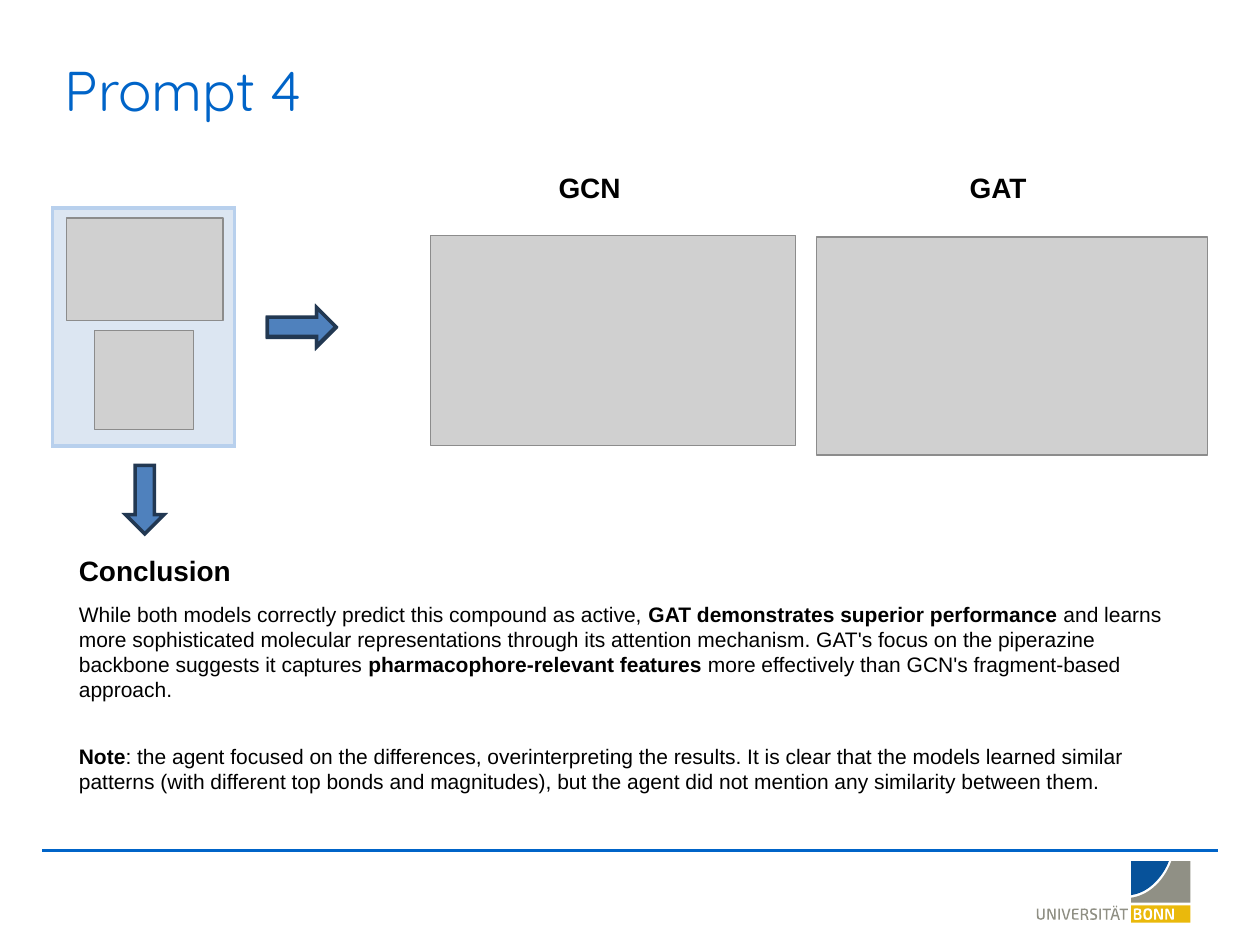
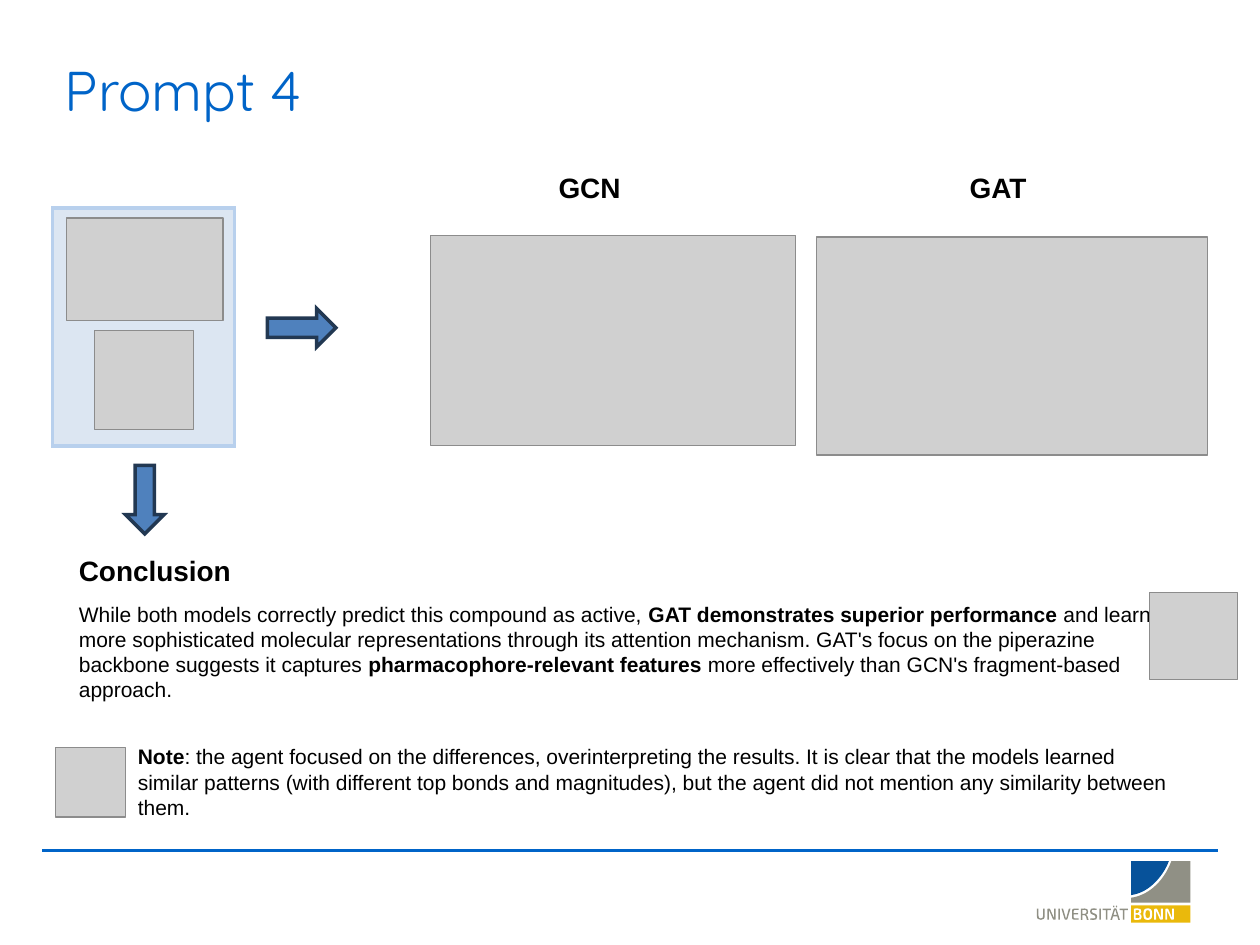
Before and after one commit to LSI-Uni-Bonn/ChemicHAL, a slide deck: slide 21 of slides/AI_Agent_Explainability.pptx (slide 20 before the commit). Drawn at 1260x945 pixels with LibreOffice and Linux fonts; fonts in the diff are those of the drawing; grey boxes stand for pictures; background and template pictures are left out. Boxes give left, top, right and bottom in pixels: in the first picture for what was removed or moved away, otherwise in the second. Text is boxed around its words. In the diff, an @@ line names an element or a change of style, - is before the commit and + after.

Commit message:
Update AI Agent Explainability slides with new workflow figure

```diff
--- a/slides/AI_Agent_Explainability.pptx
+++ b/slides/AI_Agent_Explainability.pptx
@@ picture added at (1150, 592, 1237, 679) @@
@@ picture added at (55, 747, 126, 818) @@
@@ text "Note: the agent focused on ..." rewrapped from (79, 748, 1123, 794) to (138, 748, 1166, 816) @@
```
Also in this commit, not shown: 10 other slides changed, 6 slides added, 1 other file.
